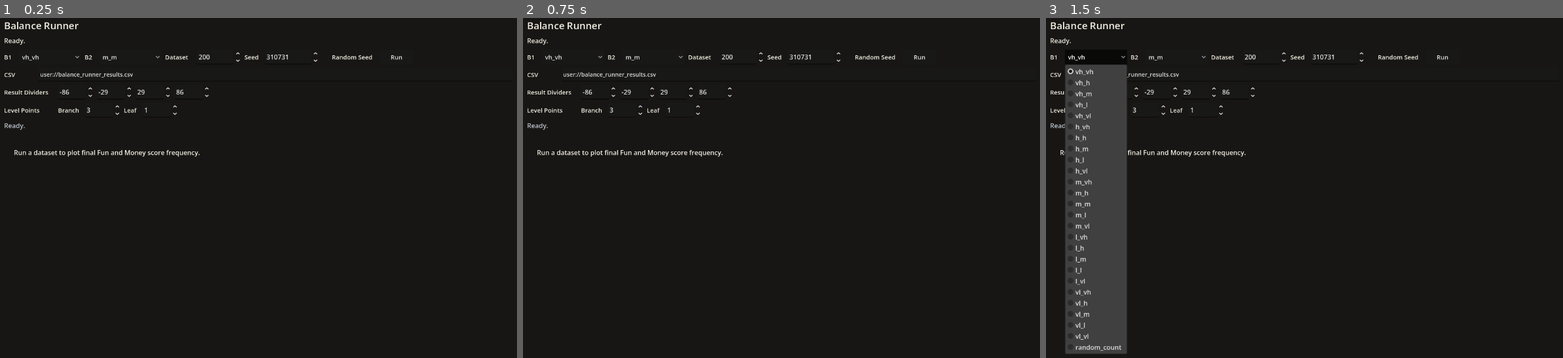
Above: before the commit, frames 1-3 (left to right).
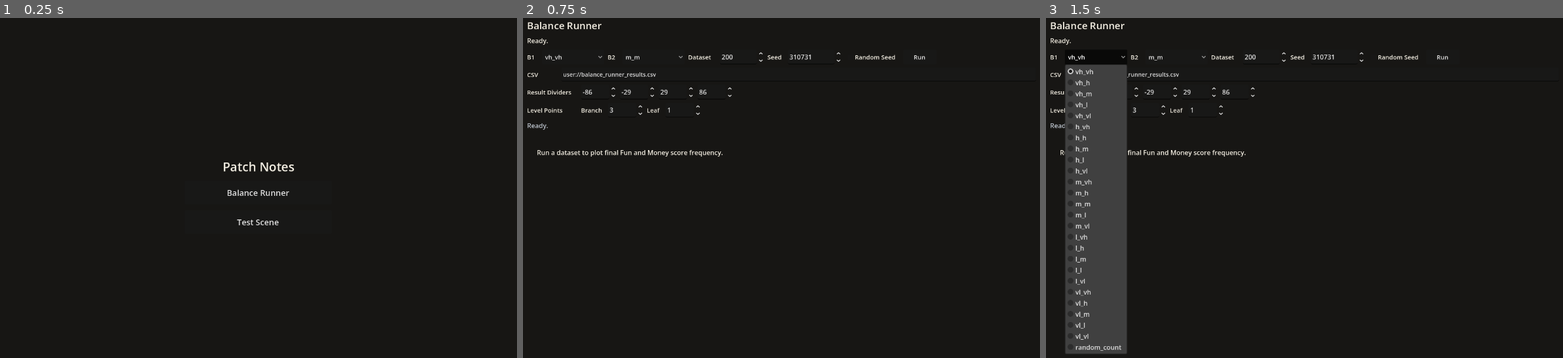
Above: after the commit, the same moments.

Repository: Josephblt/patch-notes
Game: Godot game, scene res://scenes/scene_launcher.tscn
The game is run twice, just before and just after one commit, with the same random seed, the same clock (stepped at 60 frames per second) and the same inputs. Before the commit the project starts from res://scenes/tools/balance_runner.tscn.
Inputs (mouse positions are in pixels of both pictures, inside the frame that each line leads up to):
- Up to frame 1 (0.25 s): no input
- Up to frame 2 (0.75 s): click (781, 191) at 0.5 s, where only the run after the commit has a clickable "Balance Runner"
- Up to frame 3 (1.5 s): click "vh_vh" at 1.25 s

The runs differ from the first frame. In frame 1, 1.6% of the frame differs, in the area x 0-78%, y 1-61%; in frame 2, nothing differs; in frame 3, nothing differs.

Commit message:
Add scene launcher

Diff:
--- a/src/project.godot
+++ b/src/project.godot
@@ -11,7 +11,7 @@
 [application]
 
 config/name="Patch Notes"
-run/main_scene="res://scenes/tools/balance_runner.tscn"
+run/main_scene="res://scenes/scene_launcher.tscn"
 config/features=PackedStringArray("4.7", "GL Compatibility")
 config/icon="res://icon.svg"
 
--- /dev/null
+++ b/src/scenes/scene_launcher.tscn
@@ -0,0 +1,53 @@
+[gd_scene load_steps=2 format=3]
+
+[ext_resource type="Script" path="res://scripts/scene_launcher.gd" id="1"]
+
+[node name="SceneLauncher" type="CanvasLayer"]
+script = ExtResource("1")
+
+[node name="Background" type="ColorRect" parent="."]
+anchors_preset = 15
+anchor_right = 1.0
+anchor_bottom = 1.0
+grow_horizontal = 2
+grow_vertical = 2
+color = Color(0.0901961, 0.0862745, 0.0784314, 1)
+
+[node name="MarginContainer" type="MarginContainer" parent="."]
+anchors_preset = 15
+anchor_right = 1.0
+anchor_bottom = 1.0
+grow_horizontal = 2
+grow_vertical = 2
+theme_override_constants/margin_left = 32
+theme_override_constants/margin_top = 32
+theme_override_constants/margin_right = 32
+theme_override_constants/margin_bottom = 32
+
+[node name="VBoxContainer" type="VBoxContainer" parent="MarginContainer"]
+layout_mode = 2
+size_flags_horizontal = 3
+size_flags_vertical = 3
+theme_override_constants/separation = 14
+alignment = 1
+
+[node name="TitleLabel" type="Label" parent="MarginContainer/VBoxContainer"]
+layout_mode = 2
+theme_override_colors/font_color = Color(0.956863, 0.937255, 0.890196, 1)
+theme_override_font_sizes/font_size = 30
+text = "Patch Notes"
+horizontal_alignment = 1
+
+[node name="BalanceRunnerButton" type="Button" parent="MarginContainer/VBoxContainer"]
+custom_minimum_size = Vector2(360, 58)
+layout_mode = 2
+size_flags_horizontal = 4
+theme_override_font_sizes/font_size = 20
+text = "Balance Runner"
+
+[node name="TestSceneButton" type="Button" parent="MarginContainer/VBoxContainer"]
+custom_minimum_size = Vector2(360, 58)
+layout_mode = 2
+size_flags_horizontal = 4
+theme_override_font_sizes/font_size = 20
+text = "Test Scene"
--- /dev/null
+++ b/src/scripts/scene_launcher.gd
@@ -0,0 +1,21 @@
+extends CanvasLayer
+
+
+const BALANCE_RUNNER_SCENE: String = "res://scenes/tools/balance_runner.tscn"
+const TEST_SCENE: String = "res://scenes/test_scene.tscn"
+
+@onready var balance_runner_button: Button = $MarginContainer/VBoxContainer/BalanceRunnerButton
+@onready var test_scene_button: Button = $MarginContainer/VBoxContainer/TestSceneButton
+
+
+func _ready() -> void:
+	balance_runner_button.pressed.connect(_on_balance_runner_button_pressed)
+	test_scene_button.pressed.connect(_on_test_scene_button_pressed)
+
+
+func _on_balance_runner_button_pressed() -> void:
+	get_tree().change_scene_to_file(BALANCE_RUNNER_SCENE)
+
+
+func _on_test_scene_button_pressed() -> void:
+	get_tree().change_scene_to_file(TEST_SCENE)
